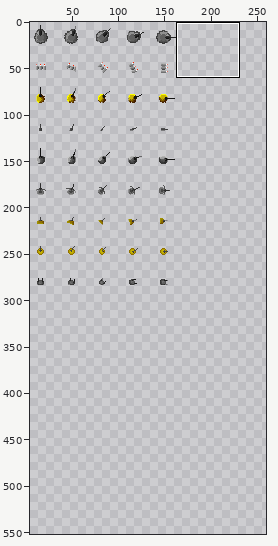
Sprite sheet -- sprites/towers.png. Above: a wide view before the commit, with the close-up outlined.
Close-up. Before the edit:
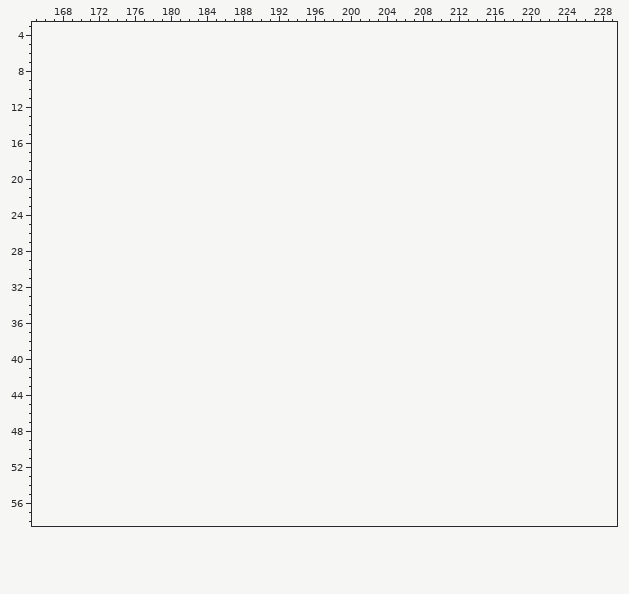
The file is 165x297 pixels. Shown: x 165..229, y 3..58. The old version is drawn lined up with the new one, on the new canvas. The wide view leaves out empty margins. The commit also changed other parts of the picture, which this record leaves out.
The result:
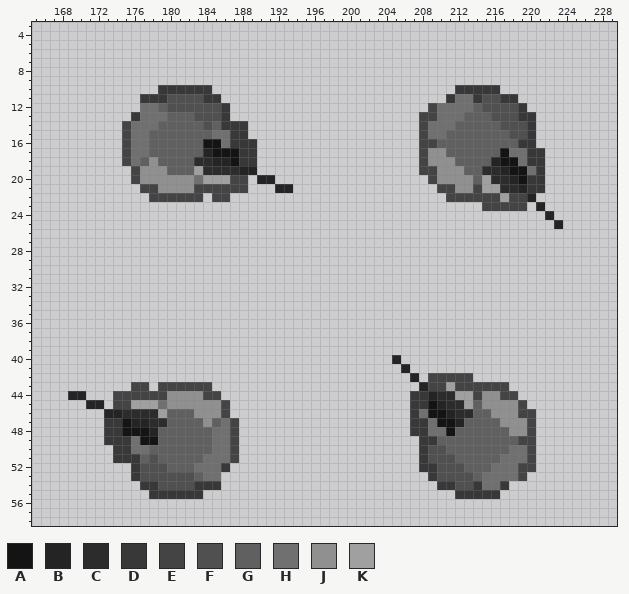
Palette (. is transparent): A #141414  B #242424  C #2c2c2c  D #383838  E #444444  F #505050  G #606060  H #707070  J #909090  K #a0a0a0
Change:
canvas 165x297 -> 264x594
Changed rows in their new state; - is an unchanged pixel.
first column x 175:
10 ----DDDDDD---------------------------DDDDD-------
11 --DDDFFFFDD-------------------------DHHDFFDD-----
12 --HHGFFFFFFD----------------------EHHHHGFFFFD----
13 -DHHHGGGFFFD---------------------EEHHHGGGFFFDD---
14 EHHHGGGGGFGDDD-------------------EHHHGGGGGFFFD---
15 EHHGGGGGGGHHDD-------------------EHHGGGGGGGFFD---
16 EHHGGGGGGAAHDDD------------------EEGGGGGGGGGDD---
17 EHHGGGGGGBAAADD------------------EJJGGGGGGAHHDD--
18 EHGJGGGGCCBBADD------------------EJJJGGGGBAAHDD--
19 -EJJJGGGKCCCCBB------------------EEJJJGGCCBAAHD--
20 -EJJJJJJHKKKEE-BB-----------------EJJJJGKCCBADD--
21 --EEJJJJEEEEEE---BB----------------EEJJEKKCCBDD--
22 ---EEEEEE-EE------------------------EEEEEEKEEB---
23 ----------------------------------------EEEEE-B--
24 -----------------------------------------------B-
25 ------------------------------------------------B
first column x 169:
40 ------------------------------------B---------------
41 -------------------------------------B--------------
42 --------------------------------------B-EEEEE-------
43 -------EE-EEEEEE-----------------------BEEKEEEEEE---
44 BB---EEEEEEJJJJEE---------------------DDBCCKKEJJEE--
45 --BB-EEKKKHJJJJJJE--------------------DDABCCKGJJJJE-
46 ----BBCCCCKGGGJJJE--------------------DHAABCCGGJJJEE
47 ----DDABBCCGGGGJGHE-------------------DDHAABGGGGJJJE
48 ----DDAAABGGGGGGHHE-------------------DDHHAGGGGGGJJE
49 ----DDDHAAGGGGGGHHE--------------------DDGGGGGGGGGEE
50 -----DDHHGGGGGGGHHE--------------------DFFGGGGGGGHHE
51 -----DDDGFGGGGGHHHE--------------------DFFFGGGGGHHHE
52 -------DFFFGGGHHHD---------------------DDFFFGGGHHHEE
53 -------DFFFFFFGHH-----------------------DFFFFGHHHHE-
54 --------DDFFFFDDD------------------------DDFFDHHD---
55 ---------DDDDDD----------------------------DDDDD----
Pixel boxes of the changes (left, top, right, bottom) in both close-ups:
added: (122, 85, 293, 202)
added: (419, 85, 563, 229)
added: (392, 355, 536, 499)
added: (68, 382, 239, 499)
